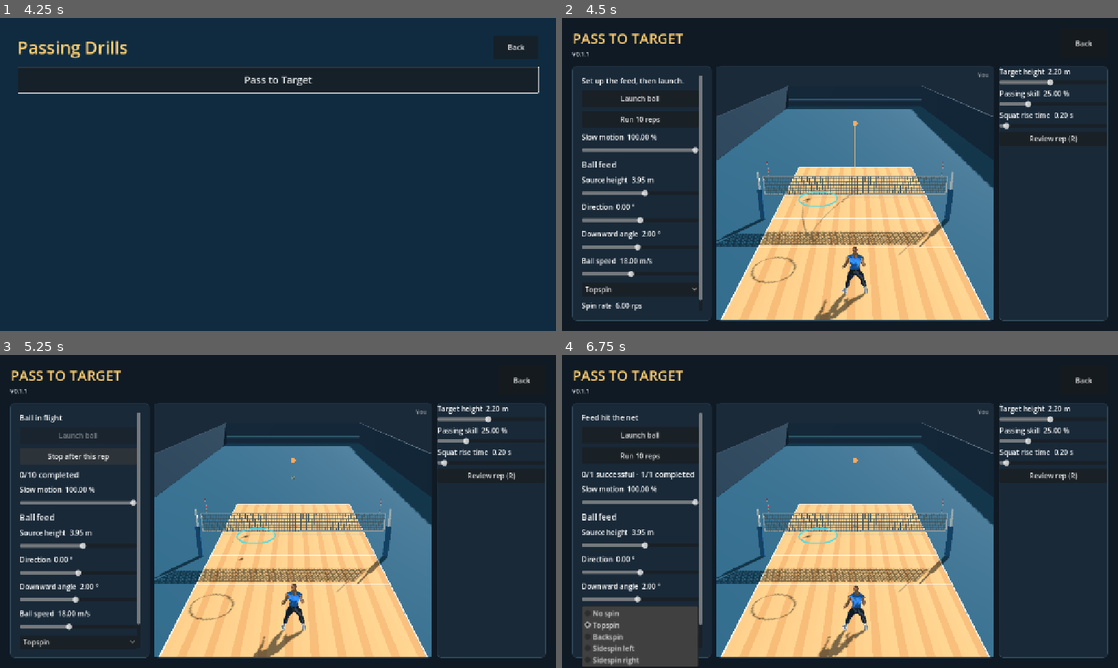
Above: before the commit, frames 1-4 (two rows, left to right).
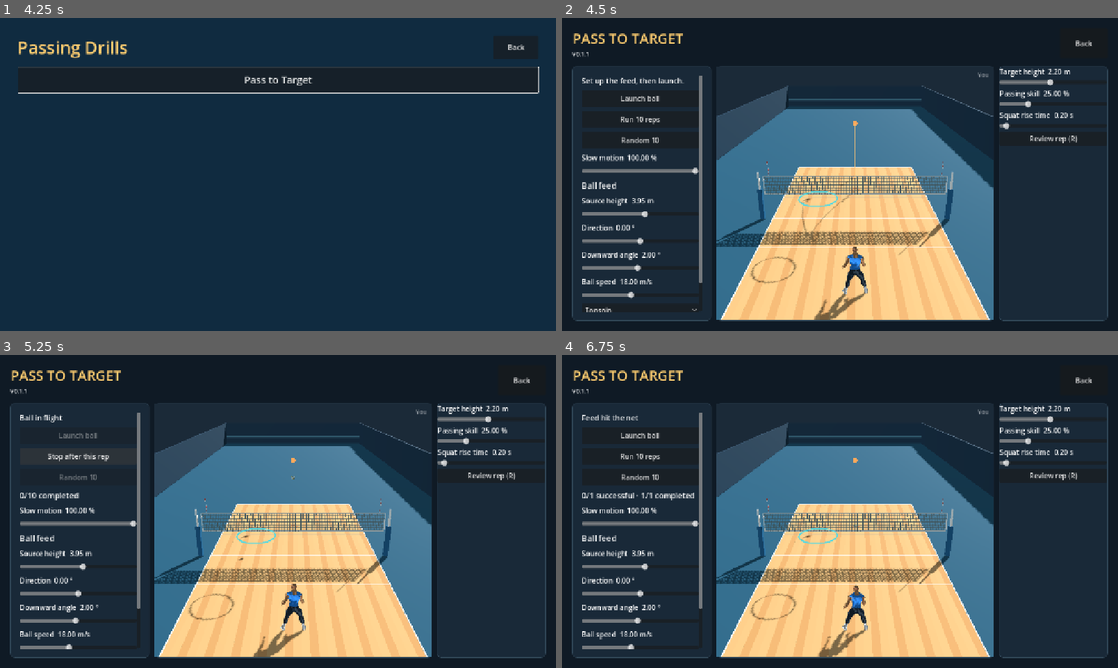
Above: after the commit, the same moments.

Repository: foreandr/volleyball
Game: Godot game, scene res://scenes/main.tscn
The game is run twice, just before and just after one commit, with the same random seed, the same clock (stepped at 60 frames per second) and the same inputs. Sound files missing from this copy of the repository are replaced by a short silence.
Inputs:
- Up to frame 1 (4.25 s): click "Simulate" at 0.5 s; click "Balanced" at 1.25 s; click "Back" at 2 s; click "Drills" at 2.75 s; click "Passing" at 3.5 s
- Up to frame 2 (4.5 s): click "Pass to Target" at 4.25 s
- Up to frame 3 (5.25 s): click "Run 10 reps" at 5 s
- Up to frame 4 (6.75 s): click "Stop after this rep" at 5.75 s; click "Topspin" at 6.5 s

Frame 1 is identical in both runs. In frame 2, 3.7% of the frame differs, in the area x 3-26%, y 36-94%; in frame 3, 3.7%; in frame 4, 7.0%, in the area x 3-26%, y 18-100%.
Error in both runs: Invalid access to property or key 'visible' on a base object of type 'Nil'. (res://scripts/story_animations.gd:1226)

Commit message:
Add randomized ten-rep passing drills

Diff:
--- a/scripts/passing_drill.gd
+++ b/scripts/passing_drill.gd
@@ -27,6 +27,8 @@
 var completed_reps := 0
 var successful_reps := 0
 var batch_active := false
+var random_feeds: Array[String] = []
+var random_button: Button
 var rep_readout: Label
 var batch_button: Button
 var launch_button: Button
@@ -102,6 +104,8 @@
 	batch_button = host.button("Run 10 reps",toggle_batch)
 	batch_button.name = "RunPassingBatch"
 	host.content.add_child(batch_button)
+	random_button = host.button("Random 10",toggle_batch.bind(true))
+	host.content.add_child(random_button)
 	rep_readout = host.label("",18)
 	rep_readout.hide()
 	host.content.add_child(rep_readout)
@@ -286,26 +290,74 @@
 	if batch_active: return
 	start_reps(1)
 
-func toggle_batch() -> void:
+func toggle_batch(randomize_feeds := false) -> void:
 	if batch_active:
-		batch_active = false
-		batch_button.text = "Run 10 reps"
-		launch_button.disabled = false
 		planned_reps = completed_reps+int(running)
+		end_batch()
 		update_rep_readout()
 		return
-	start_reps(BATCH_REPS)
-
-func start_reps(count: int) -> void:
+	start_reps(BATCH_REPS,randomize_feeds)
+
+func end_batch() -> void:
+	batch_active = false
+	random_feeds.clear()
+	batch_button.text = "Run 10 reps"
+	random_button.text = "Random 10"
+	batch_button.disabled = false
+	random_button.disabled = false
+	launch_button.disabled = false
+
+func start_reps(count: int, randomize_feeds := false) -> void:
 	pending_sim_time = 0.0
 	planned_reps = count
 	completed_reps = 0
 	successful_reps = 0
 	batch_active = count > 1
+	if randomize_feeds:
+		var kinds: Array[String] = ["Float serve","Spin serve","Free ball","Attack"]
+		while random_feeds.size() < count:
+			kinds.shuffle()
+			random_feeds.append_array(kinds.slice(0,count-random_feeds.size()))
 	launch_button.disabled = batch_active
-	batch_button.text = "Stop after this rep" if batch_active else "Run 10 reps"
+	batch_button.disabled = randomize_feeds
+	random_button.disabled = batch_active and not randomize_feeds
+	if batch_active:
+		var stop_button := random_button if randomize_feeds else batch_button
+		stop_button.text = "Stop after this rep"
 	update_rep_readout()
 	launch_ball()
+
+func random_feed(kind: String) -> Dictionary:
+	for attempt in 64:
+		var from := Vector3(randf_range(-4.3,4.3),randf_range(2.8,3.8),randf_range(5.0,12.7))
+		if kind.ends_with("serve"): from.z = randf_range(11.0,12.7)
+		var landing := Vector3(randf_range(-4.3,4.3),Flight.FLOOR,randf_range(-4.7,3.3))
+		var span := landing-from
+		var pace := randf_range(6.0,10.0)
+		var spin_type := "No spin"
+		if kind == "Float serve": pace = randf_range(9.0,15.0)
+		if kind == "Spin serve":
+			pace = randf_range(13.0,22.0)
+			spin_type = SPINS.pick_random() if randf() < 0.4 else "Topspin"
+			if spin_type == "No spin": spin_type = "Topspin"
+		if kind == "Attack":
+			pace = randf_range(15.0,31.0)
+			spin_type = "Topspin" if randf() < 0.85 else "No spin"
+		if kind == "Free ball" and randf() < 0.45: spin_type = SPINS.pick_random()
+		var rate := randf_range(2.0,13.0) if spin_type != "No spin" else 0.0
+		var forward := span.slide(Vector3.UP).normalized()
+		var time := span.slide(Vector3.UP).length()/pace
+		var air := Flight.air(forward,{"angle":0.0,"speed":pace,"spin":spin_type,"spin_rate":rate})
+		var acceleration: Vector3 = air.acceleration
+		var incoming := span/time-acceleration*0.5*time
+		var path := func(t: float) -> Vector3: return from+incoming*t+acceleration*0.5*t*t
+		if not Net.first_hit(path,0.0,time).is_empty(): continue
+		return {"source":from,"incoming":incoming,"acceleration":acceleration,
+			"spin_axis":air.spin_axis,"spin_rate":air.spin_rate,"spin_type":spin_type}
+	# A high feed from the far half always clears the net.
+	var fallback := Vector3(0,3.2,11.0)
+	return {"source":fallback,"incoming":Vector3(0,6.285,-6.5),"acceleration":Vector3.DOWN*Flight.GRAVITY,
+		"spin_axis":Vector3.ZERO,"spin_rate":0.0,"spin_type":"No spin"}
 
 func update_rep_readout() -> void:
 	rep_readout.show()
@@ -316,16 +368,23 @@
 	game.begin_point()
 	game.phase = game.Phase.LIVE
 	game.serve.ball.hide()
-	game.players[RECEIVER].global_position = start
+	var randomized := not random_feeds.is_empty()
+	var kind: String = random_feeds.pop_front() if randomized else ""
+	var plan := random_feed(kind) if randomized else feed()
+	var receiver := Vector3(randf_range(-4.3,4.3),start.y,randf_range(-4.7,3.3)) if randomized else start
+	var ball_source: Vector3 = plan.source if randomized else source
+	game.players[RECEIVER].global_position = receiver
 	game.drill_pass_target = target
 	target_marker.global_position = target
-	origin_marker.global_position = source
+	origin_marker.global_position = ball_source
 	trajectory.hide()
 	game.update_player_guide()
 	game.score_label.hide()
-	game.info.text = "Ball in flight"
-	var plan := feed()
-	game.launch(source,plan.incoming,"spike",FEEDER,spin_rate if spin != "No spin" else 0.0,-1,Vector3.ZERO,plan.acceleration,plan.spin_axis*plan.spin_rate/TAU)
+	game.info.text = kind if randomized else "Ball in flight"
+	var motion: Vector3 = plan.incoming
+	var rate: float = plan.spin_rate/TAU if not plan.spin_axis.is_zero_approx() else 0.0
+	var flight_kind := "serve" if kind.ends_with("serve") else ("free" if kind == "Free ball" else "spike")
+	game.launch(ball_source,motion,flight_kind,FEEDER,rate,-1,Vector3.ZERO,plan.acceleration,plan.spin_axis*rate)
 	game.receiving_team = 0
 	game.cpu_choice = RECEIVER
 	game.cpu_technique = 1 if game.overhead_available(RECEIVER,1) else 0
@@ -338,9 +397,9 @@
 	running = true
 	finish_delay = -1.0
 	game.trace.write("passing_drill_feed",game.match_clock,{
-		"rep":completed_reps+1,"receiver":start,"source":source,"target":target,
-		"direction":heading,"angle":angle,"speed":speed,"spin":spin,
-		"spin_rate":spin_rate if spin != "No spin" else 0.0,"passing_skill":game.passing_skill
+		"rep":completed_reps+1,"receiver":receiver,"source":ball_source,"target":target,
+		"feed_type":kind,"direction":rad_to_deg(atan2(motion.x,-motion.z)),"angle":rad_to_deg(atan2(-motion.y,motion.slide(Vector3.UP).length())),"speed":motion.length(),"spin":plan.get("spin_type",spin),
+		"spin_rate":rate,"passing_skill":game.passing_skill
 	},true)
 	show_landing(game.path_point(game.flight_end()))
 	game.update_action_labels()
@@ -436,9 +495,7 @@
 		completed_reps += 1
 		successful_reps += int(success)
 		if completed_reps >= planned_reps:
-			batch_active = false
-			batch_button.text = "Run 10 reps"
-			launch_button.disabled = false
+			end_batch()
 		update_rep_readout()
 	game.trace.write("passing_drill_result",game.match_clock,{
 		"rep":completed_reps,"successful":success,"result":game.info.text,
--- a/scripts/volleyball_match.gd
+++ b/scripts/volleyball_match.gd
@@ -630,7 +630,7 @@
 	last_player = from
 	receiving_team = team(from)
 	reset_receives()
-	if kind == "serve":
+	if kind == "serve" and not feed_acceleration.is_finite():
 		receiving_team = 1-team(from)
 		net_hit = serve.net_hit.duplicate()
 		if not net_hit.is_empty():
@@ -668,7 +668,7 @@
 	return Flight.spike_gravity(spin) if flight_kind == "spike" else Flight.GRAVITY
 
 func flight_point(time: float) -> Vector3:
-	if flight_kind == "serve" and is_instance_valid(serve): return serve.to_global(serve.flight_point(time))
+	if flight_kind == "serve" and not drill_feed_acceleration.is_finite() and is_instance_valid(serve): return serve.to_global(serve.flight_point(time))
 	var acceleration := drill_feed_acceleration if drill_feed_acceleration.is_finite() else Vector3.DOWN*flight_gravity()
 	return origin+velocity*time+acceleration*0.5*time*time
 
@@ -1478,7 +1478,7 @@
 	return depth < -0.25 and approach.z < -0.05 and cpu_hand_receive_too_fast(cue)
 
 func overhead_available(index: int, technique: int) -> bool:
-	if not is_human(index) and flight_kind == "serve" and serve.get_script() == SERVES[3]: return false
+	if not is_human(index) and flight_kind == "serve" and not drill_feed_acceleration.is_finite() and serve.get_script() == SERVES[3]: return false
 	var first_contact := technique == 1 and (defensive_ball() or flight_kind == "serve")
 	var setting := cpu_is_setting(index)
 	var height := hand_contact_height(technique)
